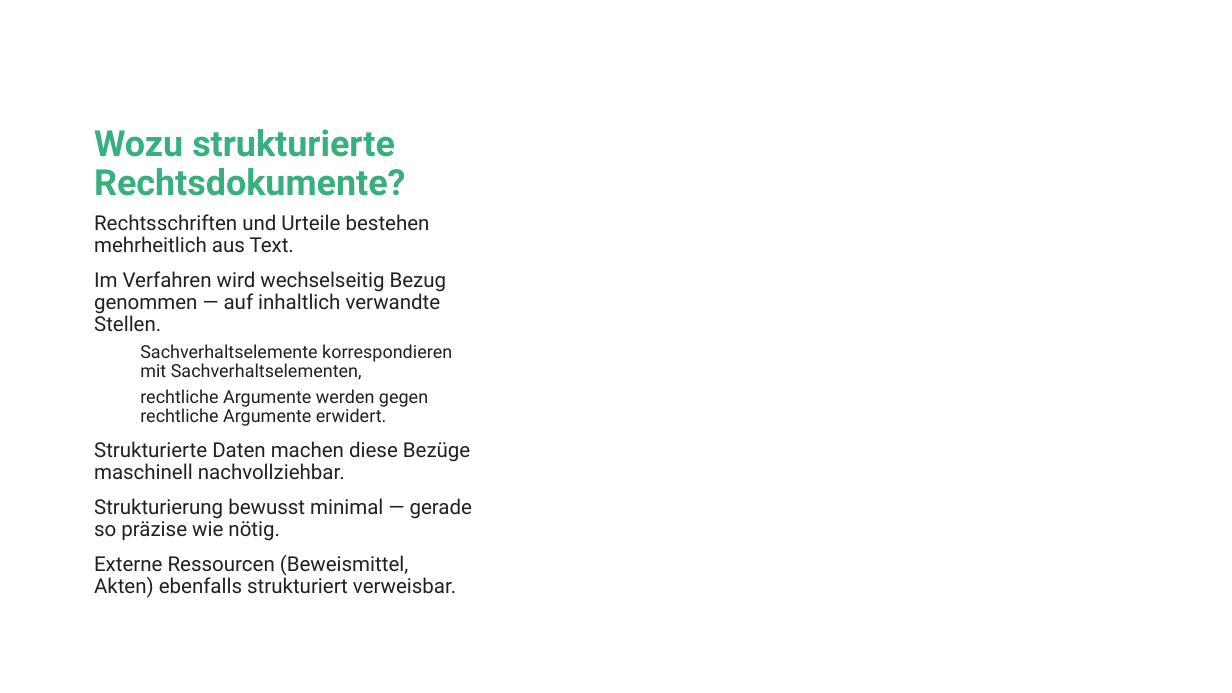
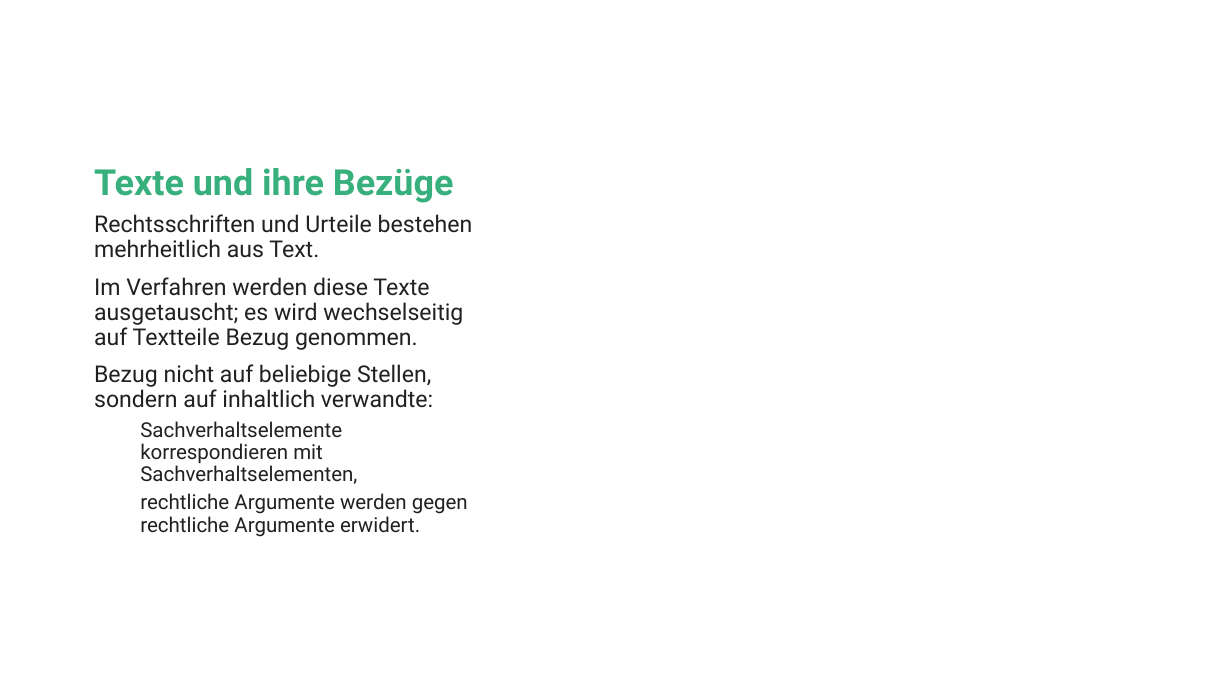
Before and after one commit to jan-nicklaus/LegalXML, a slide deck: slide 3 of Beispiele/sebastian/xml-vorteile.pptx (slide 4 before the commit). Drawn at 1232x693 pixels with LibreOffice and Linux fonts; fonts in the diff are those of the drawing; background and template pictures are left out. Boxes give left, top, right and bottom in pixels: in the first picture for what was removed or moved away, otherwise in the second. Text is boxed around its words. In the diff, an @@ line names an element or a change of style, - is before the commit and + after.

```diff
--- a/Beispiele/sebastian/xml-vorteile.pptx
+++ b/Beispiele/sebastian/xml-vorteile.pptx
@@ title at (x1=94, y1=168, x2=454, y2=203): text changed @@
-Wozu strukturierte Rechtsdokumente?
+Texte und ihre Bezüge
@@ text at (x1=94, y1=214, x2=473, y2=537): size 16 to 18 pt in "Rechtsschriften und Urteile bestehen mehrheitlich aus Text."; size 14 to 16 pt in "Sachverhaltselemente korrespondieren mit Sachverhaltselement ...", "rechtliche Argumente werden gegen rechtliche Argumente erwid ..." @@
@@ text at (x1=94, y1=277, x2=463, y2=408): text changed; size 16 to 18 pt @@
-Im Verfahren wird wechselseitig Bezug genommen — auf inhaltlich verwandte Stellen.
+Im Verfahren werden diese Texte ausgetauscht; es wird wechselseitig auf Textteile Bezug genommen.
+Bezug nicht auf beliebige Stellen, sondern auf inhaltlich verwandte:
@@ text at (x1=94, y1=441, x2=472, y2=598): paragraphs removed @@
-Strukturierte Daten machen diese Bezüge maschinell nachvollziehbar.
-Strukturierung bewusst minimal — gerade so präzise wie nötig.
-Externe Ressourcen (Beweismittel, Akten) ebenfalls strukturiert verweisbar.
```
Also in this commit, not shown: 2 other slides changed, 2 slides added, 10 slides removed, 7 other files.
